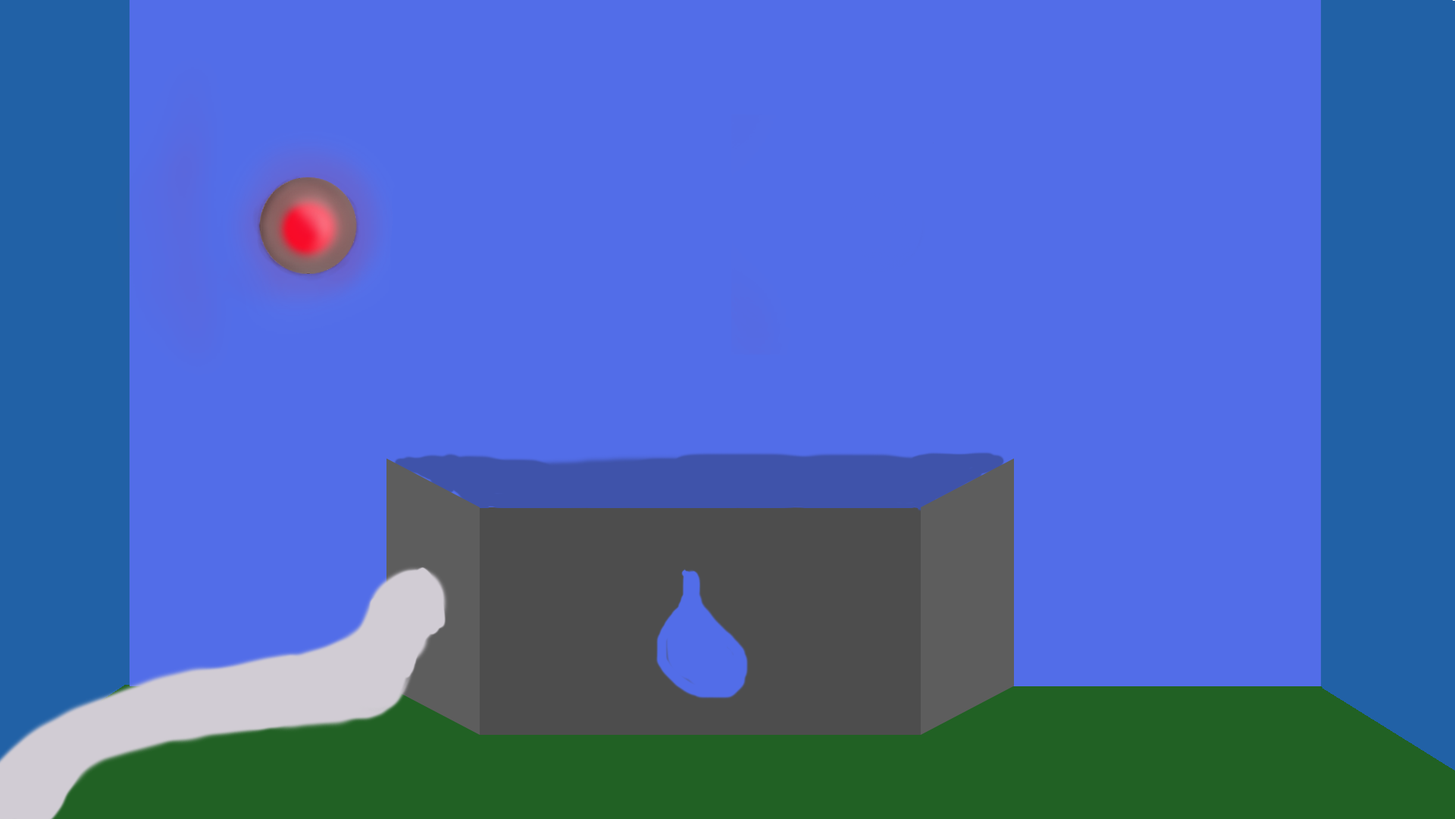
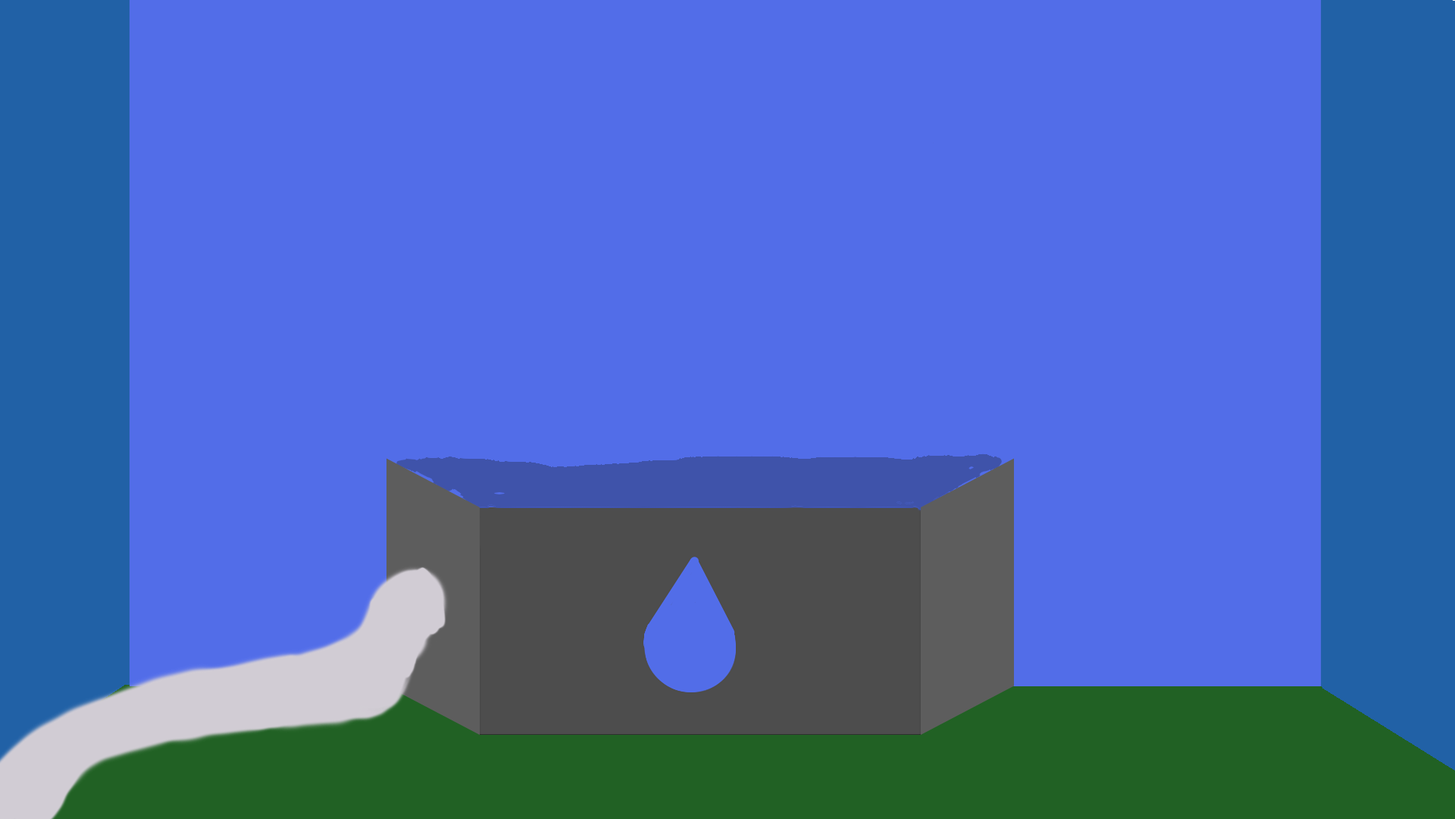
Comparing the layer stacks of the two w=1455, h=819 images. Changes:
hid group "Lamps" (4 layers) over <box>131,78,777,360</box>
hid "red bounced light", painted on it over <box>131,78,777,360</box>
painted on "Red lamps" over <box>259,176,392,275</box>
hid "Lamps red shadow", painted on it over <box>252,175,392,282</box>
hid "Yellow lamps", painted on it over <box>259,177,392,274</box>
painted on "Shape 2 copy" over <box>394,458,480,508</box>
painted on "Shape 2" over <box>933,458,1006,501</box>
added layer "Layer2" above "Shape 1" over <box>396,453,1003,510</box>
painted on "Shape 1" over <box>394,451,1006,735</box>
